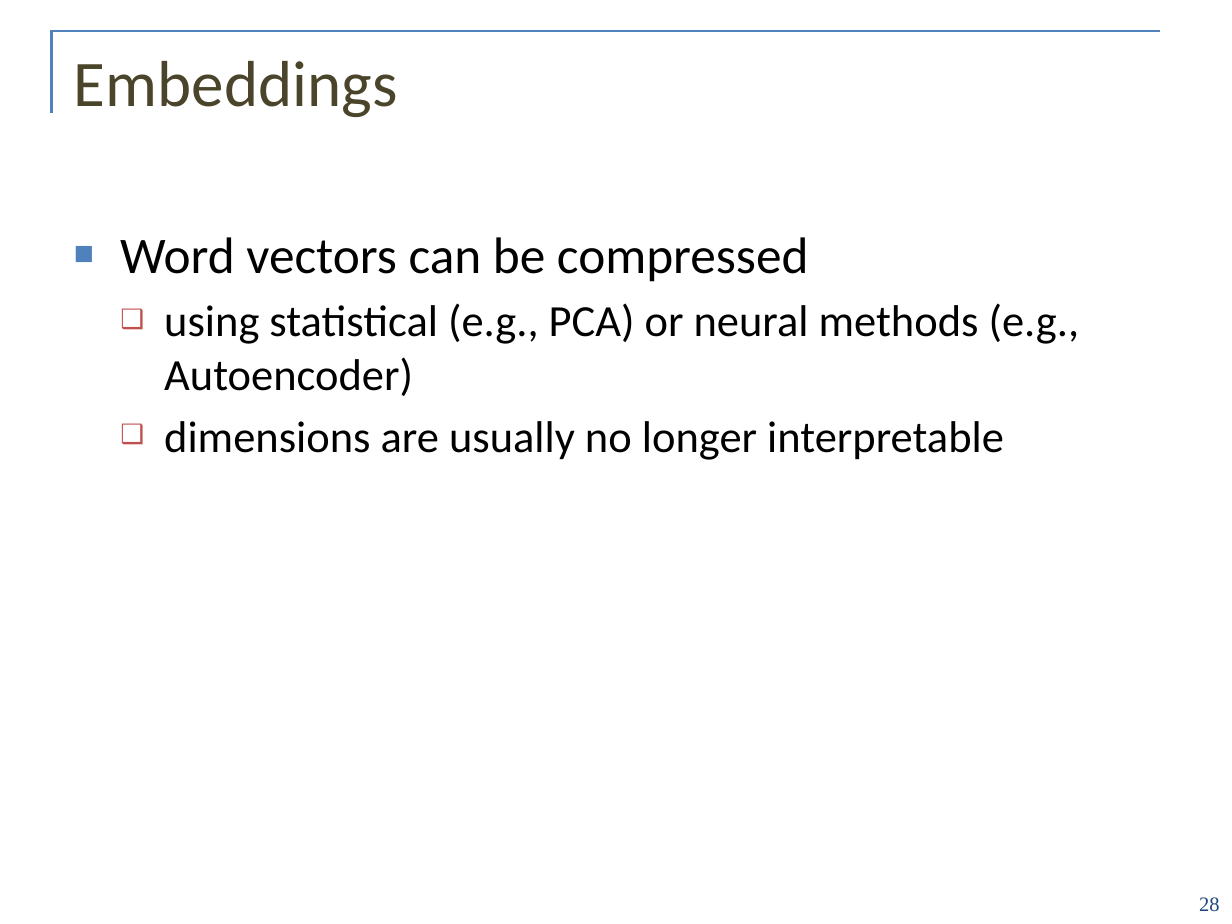
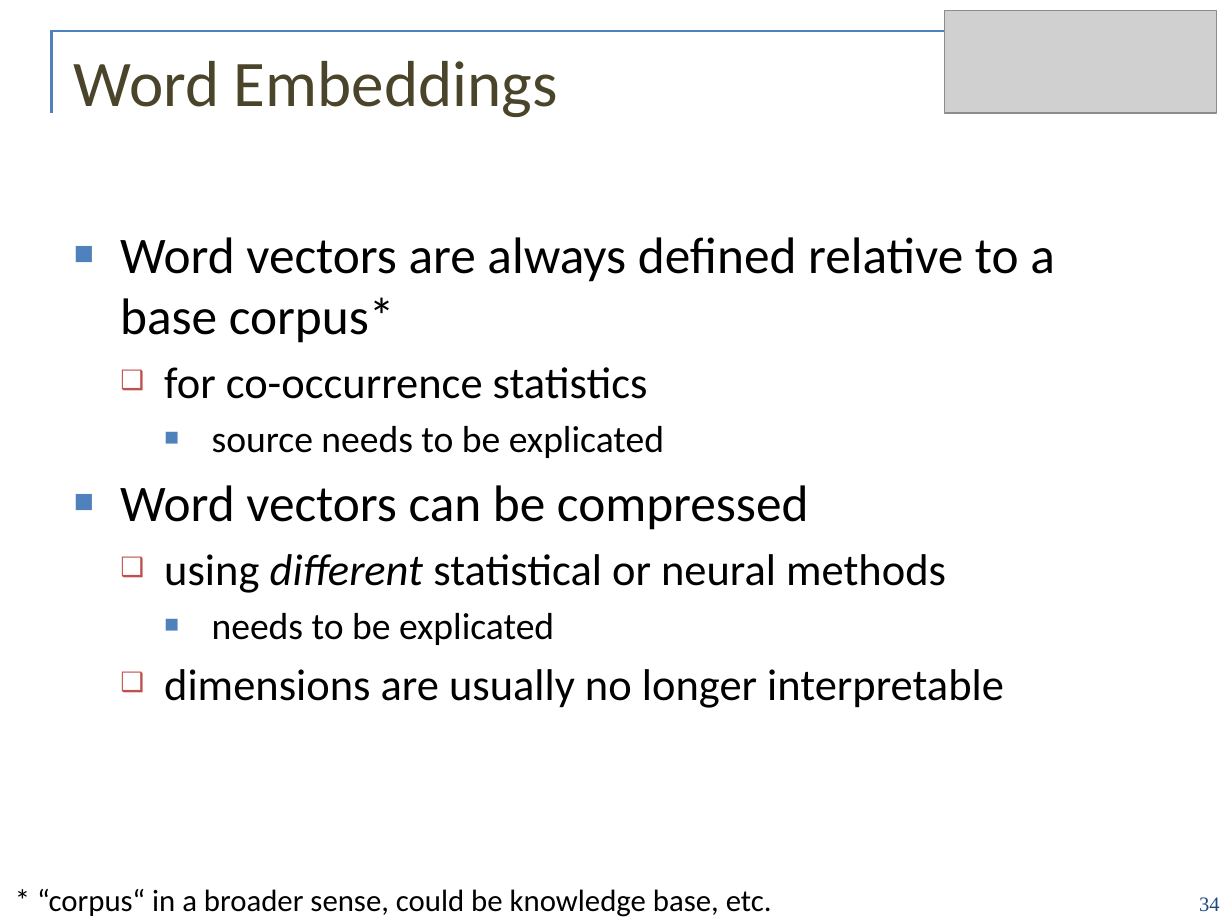
Before and after one commit to ontolex/frequency-attestation-corpus-information, a slide deck: slide 34 of doc/ontolex-f2f-leipzig-may2019.pptx (slide 28 before the commit). Drawn at 1232x924 pixels with LibreOffice and Linux fonts; fonts in the diff are those of the drawing; grey boxes stand for pictures; background and template pictures are left out. Boxes give left, top, right and bottom in pixels: in the first picture for what was removed or moved away, otherwise in the second. Text is boxed around its words. In the diff, an @@ line names an element or a change of style, - is before the commit and + after.

```diff
--- a/doc/ontolex-f2f-leipzig-may2019.pptx
+++ b/doc/ontolex-f2f-leipzig-may2019.pptx
@@ picture added at box(945, 10, 1217, 112) @@
@@ ellipse added at box(962, 16, 1216, 39), fill #FFFFFF @@
@@ title at box(74, 61, 558, 117): text changed @@
-Embeddings
+Word Embeddings
@@ text at box(120, 237, 1055, 458): paragraphs added @@
+■ Word vectors are always defined relative to a base corpus*
+  ❑ for co-occurrence statistics
+    ■ source needs to be explicated
@@ text at box(164, 554, 946, 645): text changed @@
-  ❑ using statistical (e.g., PCA) or neural methods (e.g., Autoencoder)
+  ❑ using different statistical or neural methods
+    ■ needs to be explicated
@@ text added at box(37, 889, 772, 917), 18 pt, text #000000 @@
+* “corpus“ in a broader sense, could be knowledge base, etc.
@@ page number at box(1199, 897, 1219, 912): text changed @@
-28
+34
```
Also in this commit, not shown: 21 other slides changed, 27 slides added, 50 slides removed.
